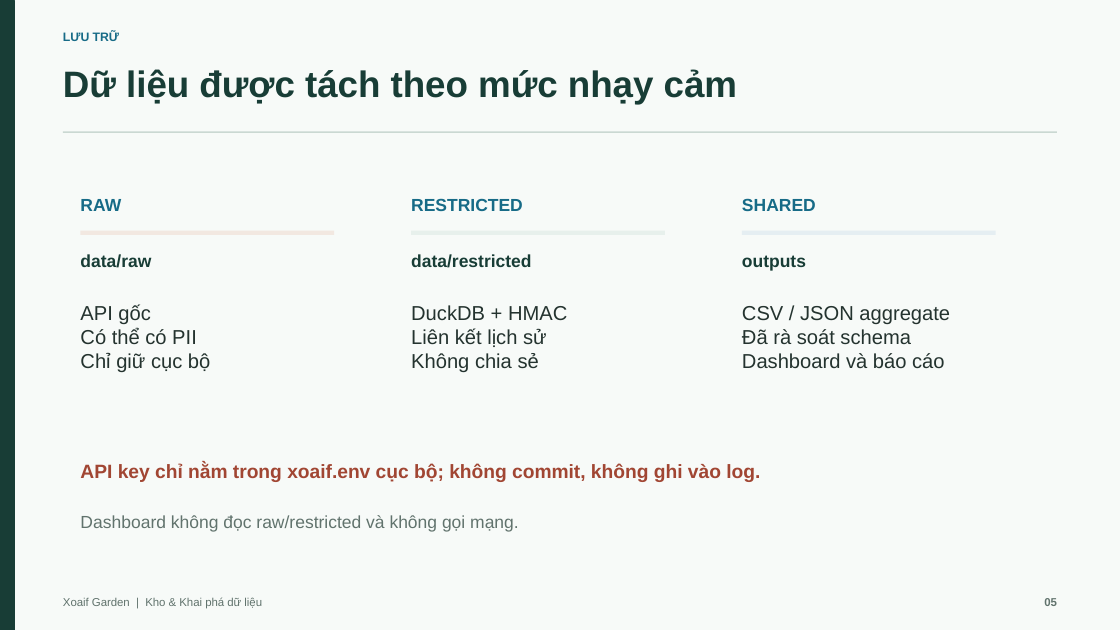
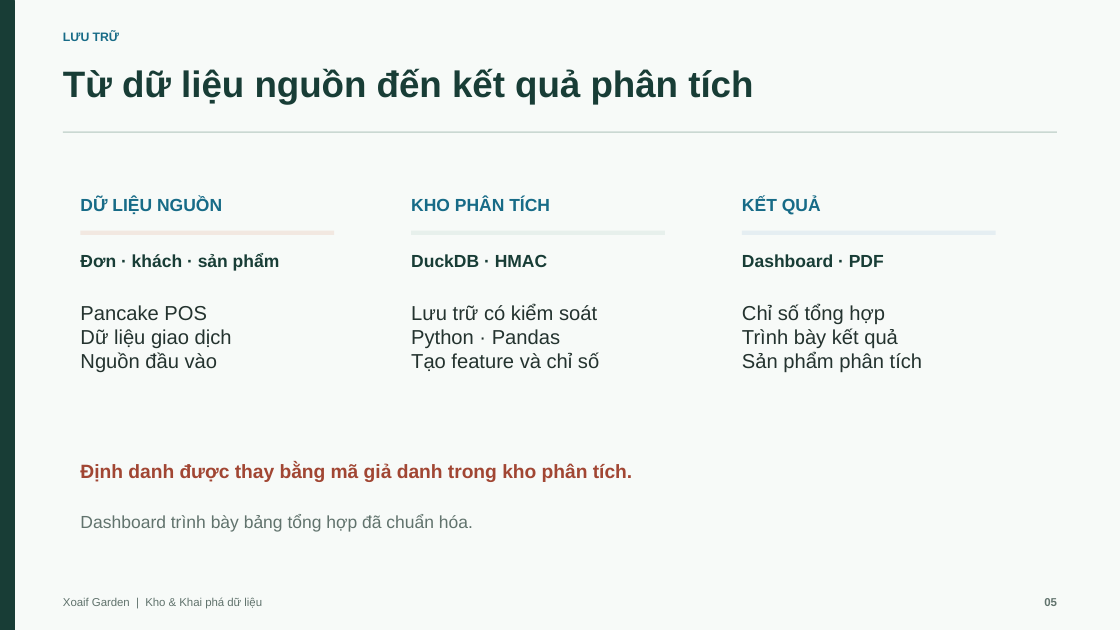
Before and after one commit to nguyenducanh03112005/Xoaif, a slide deck: slide 5 of slides/Xoaif_Final.pptx. Drawn at 1120x630 pixels with LibreOffice and Linux fonts; fonts in the diff are those of the drawing. Boxes give left, top, right and bottom in pixels: in the first picture for what was removed or moved away, otherwise in the second. Text is boxed around its words. In the diff, an @@ line names an element or a change of style, - is before the commit and + after.

```diff
--- a/slides/Xoaif_Final.pptx
+++ b/slides/Xoaif_Final.pptx
@@ text at (x1=63, y1=69, x2=753, y2=105): text changed @@
-Dữ liệu được tách theo mức nhạy cảm
+Từ dữ liệu nguồn đến kết quả phân tích
@@ text at (x1=80, y1=198, x2=222, y2=214): text changed @@
-RAW
+DỮ LIỆU NGUỒN
@@ text at (x1=411, y1=198, x2=550, y2=211): text changed @@
-RESTRICTED
+KHO PHÂN TÍCH
@@ text at (x1=742, y1=198, x2=821, y2=215): text changed @@
-SHARED
+KẾT QUẢ
@@ text at (x1=80, y1=254, x2=280, y2=271): text changed @@
-data/raw
+Đơn · khách · sản phẩm
@@ text at (x1=411, y1=254, x2=547, y2=267): text changed @@
-data/restricted
+DuckDB · HMAC
@@ text at (x1=742, y1=254, x2=884, y2=267): text changed @@
-outputs
+Dashboard · PDF
@@ text at (x1=80, y1=305, x2=232, y2=372): text changed @@
-API gốc
-Có thể có PII
-Chỉ giữ cục bộ
+Pancake POS
+Dữ liệu giao dịch
+Nguồn đầu vào
@@ text at (x1=411, y1=304, x2=599, y2=371): text changed @@
-DuckDB + HMAC
-Liên kết lịch sử
-Không chia sẻ
+Lưu trữ có kiểm soát
+Python · Pandas
+Tạo feature và chỉ số
@@ text at (x1=742, y1=304, x2=922, y2=372): text changed @@
-CSV / JSON aggregate
-Đã rà soát schema
-Dashboard và báo cáo
+Chỉ số tổng hợp
+Trình bày kết quả
+Sản phẩm phân tích
@@ text at (x1=80, y1=463, x2=632, y2=482): text changed @@
-API key chỉ nằm trong xoaif.env cục bộ; không commit, không ghi vào log.
+Định danh được thay bằng mã giả danh trong kho phân tích.
@@ text at (x1=80, y1=515, x2=473, y2=532): text changed @@
-Dashboard không đọc raw/restricted và không gọi mạng.
+Dashboard trình bày bảng tổng hợp đã chuẩn hóa.
```
Also in this commit, not shown: 12 other slides changed, 1 slide added, 1 slide removed, 7 other files.
